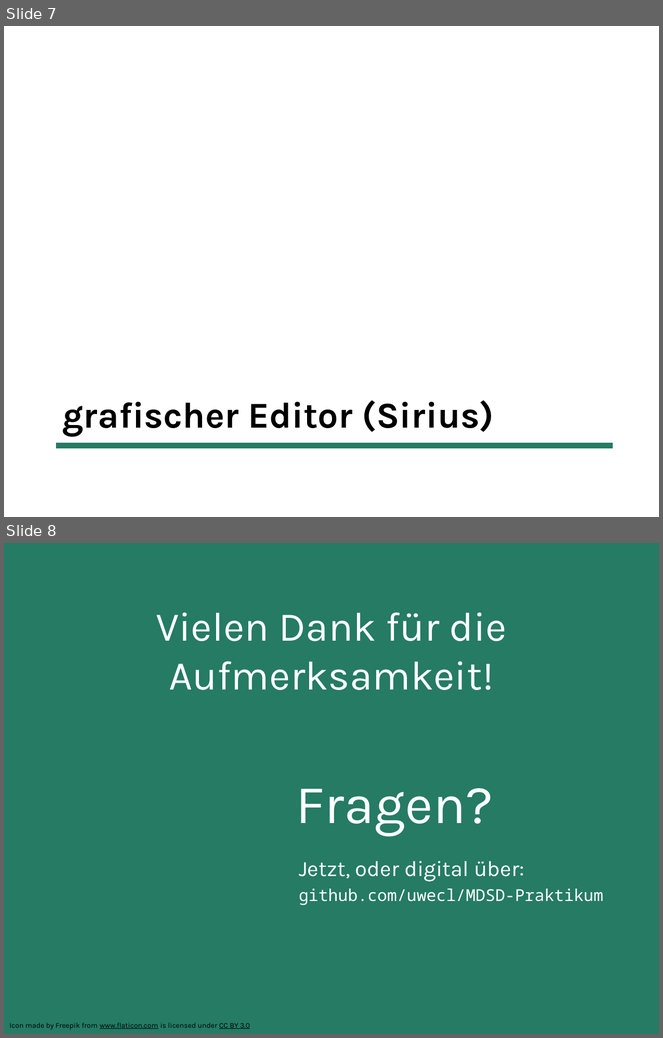
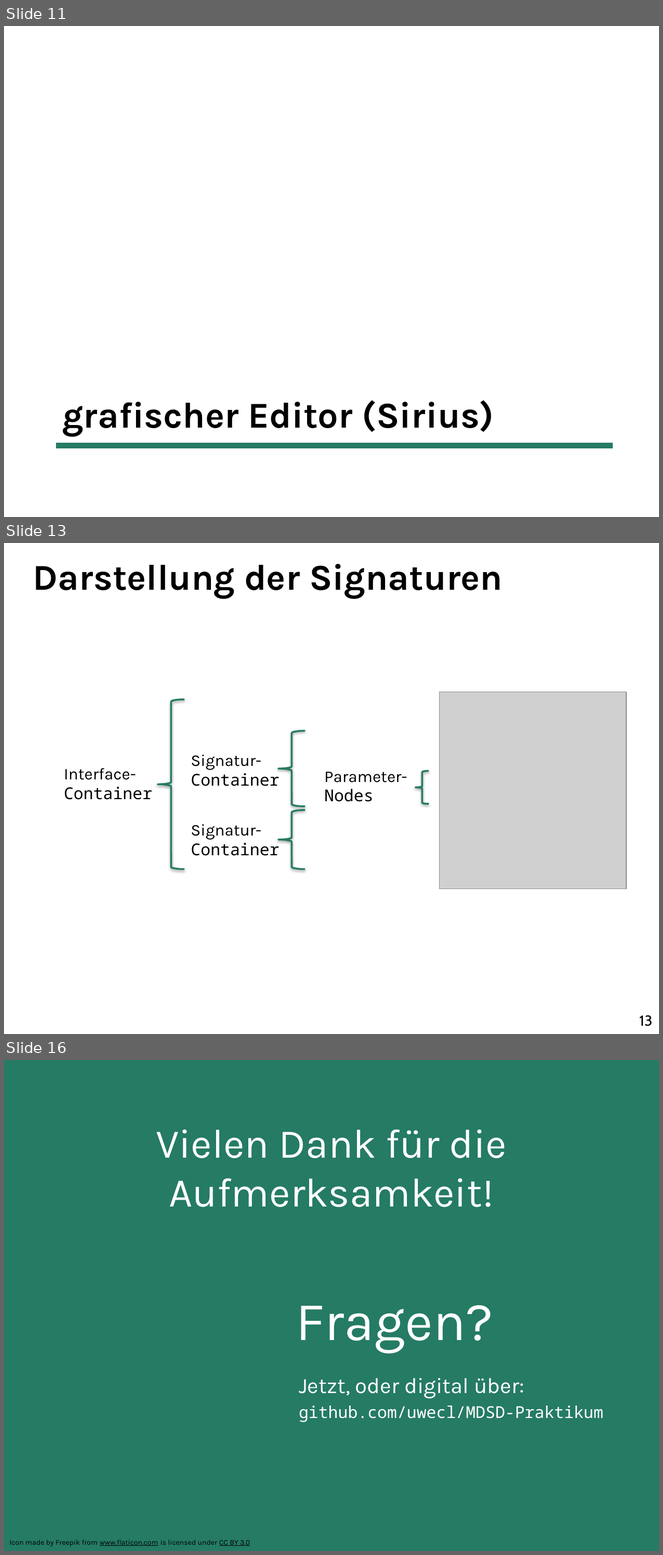
Before and after one commit to uwecl/MDSD-Praktikum, a slide deck: presentation/MDSD-Abschlusspraesentation.pptx. Shown one above the other, each under a label of ours: slides 7 and 8 before the commit, slides 11, 13 and 16 after it; the slides between them are not shown. The pictures are 663x1038 and 663x1555 pixels, drawn with LibreOffice and Linux fonts; fonts in the diff are those of the drawing; grey boxes stand for pictures; background and template pictures are left out. Boxes give left, top, right and bottom in pixels: in the first picture for what was removed or moved away, otherwise in the second. Text is boxed around its words. In the diff, an @@ line names an element or a change of style, - is before the commit and + after.

```diff
--- a/presentation/MDSD-Abschlusspraesentation.pptx
+++ b/presentation/MDSD-Abschlusspraesentation.pptx
@@ slide 13 added at <box>4,543,659,1034</box>, background #FFFFFF @@
@@ title added at <box>33,564,503,599</box>, 40 pt, text #000000, bold @@
+Darstellung der Signaturen
@@ picture added at <box>440,692,626,889</box> @@
@@ left brace added at <box>158,700,185,869</box>, outline #257B64 2 pt @@
@@ left brace added at <box>279,731,306,807</box>, outline #257B64 2 pt @@
@@ text added at <box>191,755,279,786</box>, 18 pt, text #000000 @@
+Signatur-Container
@@ text added at <box>64,768,152,800</box>, 18 pt, text #000000 @@
+Interface-Container
@@ text added at <box>324,772,407,802</box>, 18 pt, text #000000 @@
+Parameter-Nodes
@@ left brace added at <box>415,771,428,804</box>, outline #257B64 2 pt @@
@@ left brace added at <box>279,810,306,869</box>, outline #257B64 2 pt @@
@@ text added at <box>191,824,279,856</box>, 18 pt, text #000000 @@
+Signatur-Container
@@ page number added at <box>639,1016,652,1027</box>, 16 pt, text #000000 @@
+13
@@ what was slide 7 is now slide 11 @@
@@ what was slide 8 is now slide 16 @@
```
Also in this commit, not shown: 1 slide changed, 7 other slides added.
